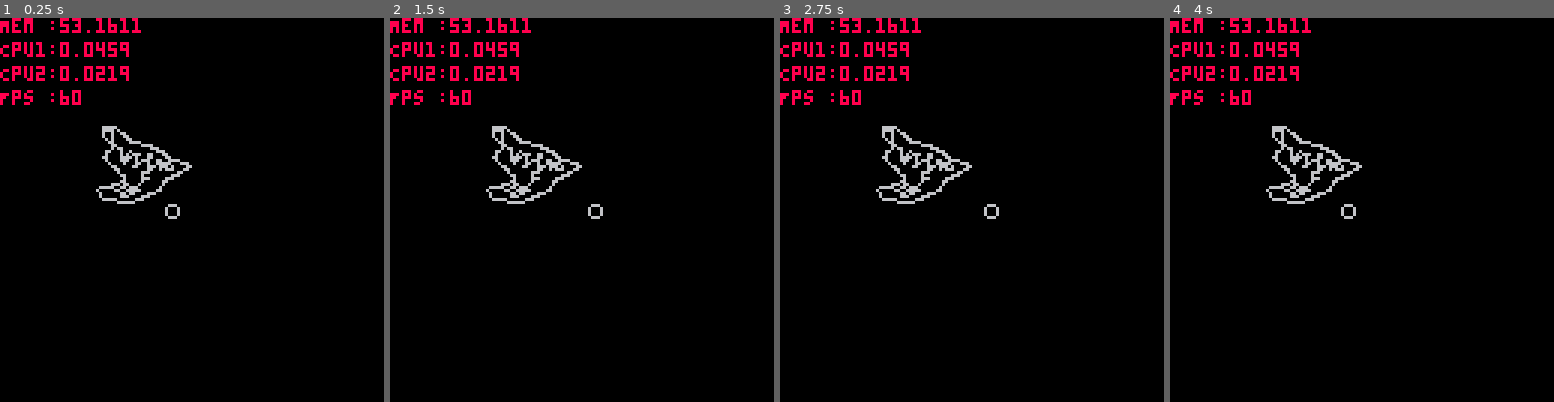
Above: before the commit, frames 1-4 (left to right).
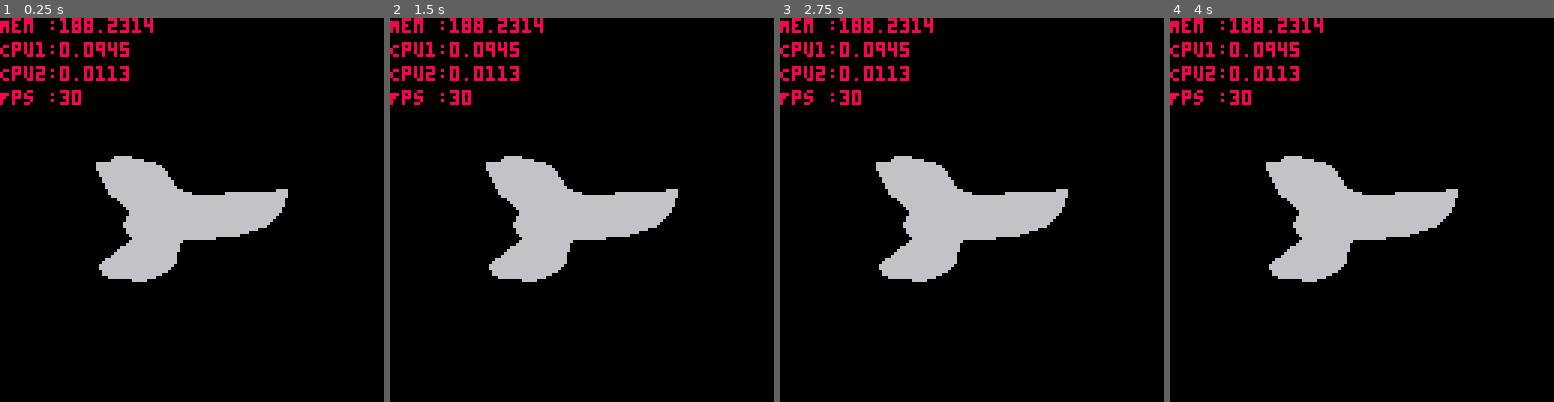
Above: after the commit, the same moments.

Repository: kiiro94/GGJ2020
Game: PICO-8 cartridge ggj2020.p8
Two runs of this game, one before a commit and one after it. Both use one fixed random seed, a clock stepped at 60 frames per second and the inputs below.
Inputs:
- Up to frame 1 (0.25 s): no input
- Up to frame 2 (1.5 s): no input
- Up to frame 3 (2.75 s): no input
- Up to frame 4 (4 s): no input

The runs differ from the first frame. In frame 1, 8.4% of the frame differs, in the area x 15-75%, y 0-69%; in frame 2, 8.4%; in frame 3, 8.4%; in frame 4, 8.4%.

Commit message:
Updated test ship

Diff:
--- a/ggj2020.p8
+++ b/ggj2020.p8
@@ -14,13 +14,19 @@
    return {
 	  x = x,
 	  y = y,
+	  s = 1,
 	  c = col
    }
 end
 
+function destroyPoint(x,y)
+
+end
+
+
 function getStruct()
    cls()
-   spr(1, 32, 32, 4, 4)
+   spr(1, 32, 32, 8, 8)
    struct = {}
    for j=0,127 do
 	  for i=0,127 do
@@ -70,7 +76,7 @@
 
 
 
-function _update60()
+function _update()
    t += 0.01
 end
 
Not shown, changed: 52 lines of the sprite sheet (__gfx__) section of ggj2020.p8
